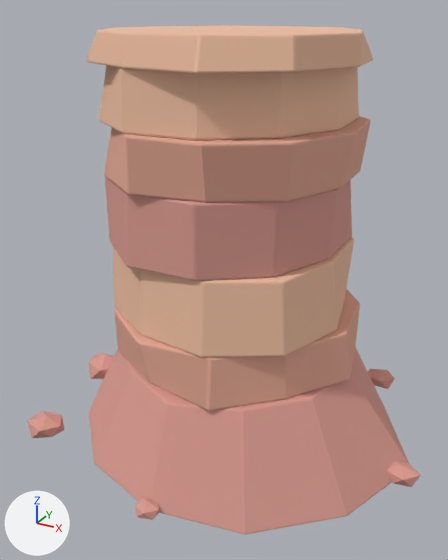
What one commit did to the glTF model godot/models/props/mesa_b.glb.
Rendered twice from a 50 mm lens placed at (14.0, -27.0, 21.7), pointed at (-0.6, -0.5, 8.5). Every picture has the same lights, and +X, +Y and +Z are marked at lower left. The older version comes first. Where no turn or scale is listed for an object, it has been applied to the vertices.

Objects in the first picture: 'mesa_b_band0', 'mesa_b_band1', 'mesa_b_band2', 'mesa_b_band3', 'mesa_b_band4', 'mesa_b_boulders', 'mesa_b_cap', 'mesa_b_slope'.
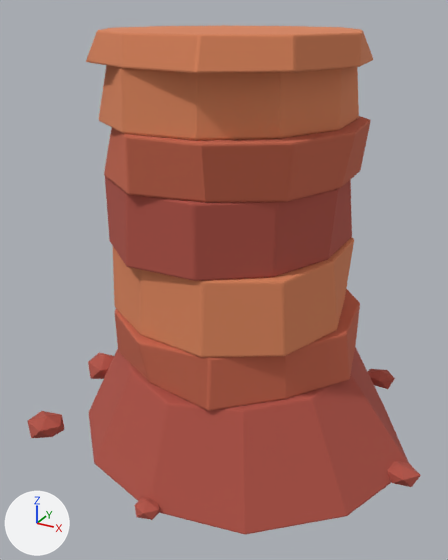
Boxes (x1, y1, x2, y2) around the edits, measured in the pictures (448 x 560 px):
```json
{"object": "mesa_b_slope", "change": "recoloured", "before": [89, 347, 409, 534], "after": [89, 347, 409, 534], "on screen": "pink to red"}
{"object": "mesa_b_band2", "change": "recoloured", "before": [105, 176, 352, 281], "after": [105, 176, 352, 281], "on screen": "darker"}
{"object": "mesa_b_band1", "change": "recoloured", "before": [113, 237, 354, 357], "after": [113, 237, 354, 357], "on screen": "beige to orange"}
{"object": "mesa_b_band4", "change": "recoloured", "before": [99, 65, 359, 140], "after": [99, 65, 359, 140], "on screen": "beige to orange"}
{"object": "mesa_b_band3", "change": "recoloured", "before": [104, 116, 370, 202], "after": [104, 116, 370, 202], "on screen": "darker"}
{"object": "mesa_b_cap", "change": "recoloured", "before": [86, 25, 373, 73], "after": [86, 25, 373, 73], "on screen": "beige to orange"}
{"object": "mesa_b_band0", "change": "recoloured", "before": [115, 289, 360, 410], "after": [115, 289, 360, 410], "on screen": "darker"}
{"object": "mesa_b_boulders", "change": "recoloured", "before": [27, 352, 421, 520], "after": [27, 352, 421, 520]}
```

The change, as JSON lines over the scene's bpy script:
```json
{"op": "set", "path": "mat_m_mesa_b_band0_0_78_0_40_0_30.base_color", "old": "(0.78, 0.4, 0.3)", "new": "(0.57, 0.133, 0.0732)", "note": "beige #e5aa95 -> orange #c7664c"}
{"op": "set", "path": "mat_m_mesa_b_band1_0_86_0_52_0_36.base_color", "old": "(0.86, 0.52, 0.36)", "new": "(0.711, 0.233, 0.107)", "note": "beige #efbfa2 -> orange #db855c"}
{"op": "set", "path": "mat_m_mesa_b_band2_0_70_0_33_0_28.base_color", "old": "(0.7, 0.33, 0.28)", "new": "(0.448, 0.089, 0.0637)", "note": "pink #da9b90 -> red #b35447"}
{"op": "set", "path": "mat_m_mesa_b_band3_0_78_0_40_0_30.base_color", "old": "(0.78, 0.4, 0.3)", "new": "(0.57, 0.133, 0.0732)", "note": "beige #e5aa95 -> orange #c7664c"}
{"op": "set", "path": "mat_m_mesa_b_band4_0_86_0_52_0_36.base_color", "old": "(0.86, 0.52, 0.36)", "new": "(0.711, 0.233, 0.107)", "note": "beige #efbfa2 -> orange #db855c"}
{"op": "set", "path": "mat_m_mesa_b_boulders_0_70_0_33_0_28.base_color", "old": "(0.7, 0.33, 0.28)", "new": "(0.448, 0.089, 0.0637)", "note": "pink #da9b90 -> red #b35447"}
{"op": "set", "path": "mat_m_mesa_b_cap_0_86_0_52_0_36.base_color", "old": "(0.86, 0.52, 0.36)", "new": "(0.711, 0.233, 0.107)", "note": "beige #efbfa2 -> orange #db855c"}
{"op": "set", "path": "mat_m_mesa_b_slope_0_70_0_33_0_28.base_color", "old": "(0.7, 0.33, 0.28)", "new": "(0.448, 0.089, 0.0637)", "note": "pink #da9b90 -> red #b35447"}
```
